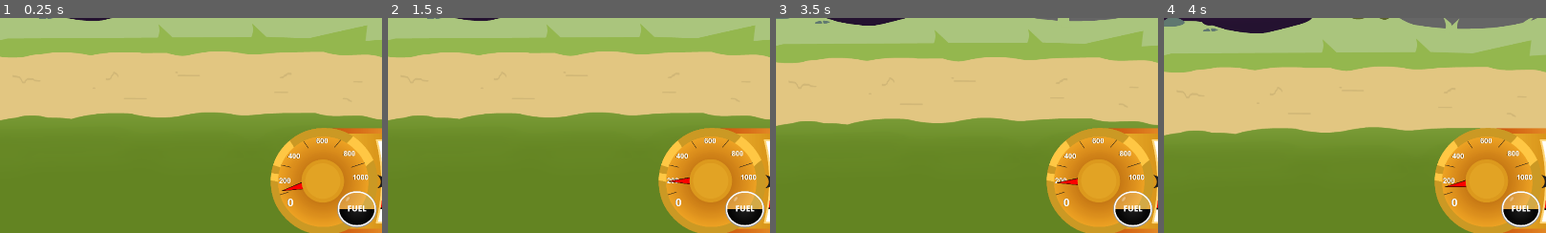
Above: before the commit, frames 1-4 (left to right).
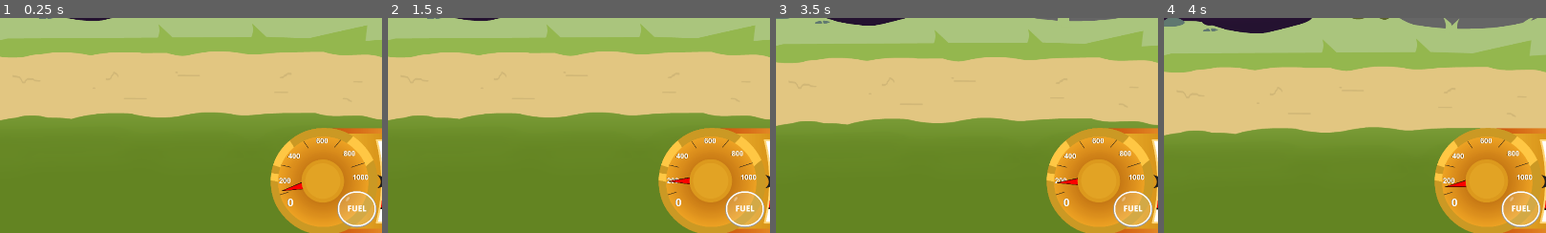
Above: after the commit, the same moments.

Repository: 100-Devs-1-Game/FlightOfHarmony
Game: Godot game, scene res://flight/flight_scene.tscn
The game is run twice, just before and just after one commit, with the same random seed, the same clock (stepped at 60 frames per second) and the same inputs. This scene is started directly instead of the project's main scene.
Inputs (mouse positions are % of the whole screen's width and height, from its top left):
- Up to frame 1 (0.25 s): no input
- Up to frame 2 (1.5 s): move the mouse to (72, 45) at 0.52 s; hold D (rotate_right) 0.53-1.28 s; hold Space (propulsion) 0.53-1.28 s; move the mouse to (30, 55) at 1.27 s; hold Down (ui_down) from 1.28 s (still down); tap Space (propulsion) at 1.35 s
- Up to frame 3 (3.5 s): move the mouse to (60, 28) at 2.02 s; release Down (ui_down) at 2.03 s; hold D (rotate_right) 2.03-2.78 s; hold Space (propulsion) 2.03-2.78 s; move the mouse to (45, 70) at 2.77 s; hold Up (ui_up) from 2.78 s (still down); tap Space (propulsion) at 2.85 s
- Up to frame 4 (4 s): move the mouse to (80, 65) at 3.52 s; release Up (ui_up) at 3.53 s; hold A (rotate_left) from 3.53 s (still down); hold Space (propulsion) from 3.53 s (still down)
The pictures show only the part of the screen within x 44-94%, y 50-100%; the shares and areas given below are measured in that part.

The runs differ from the first frame. In frame 1, 0.5% of the frame differs, in the area x 88-98%, y 88-97%; in frame 2, 0.5%; in frame 3, 0.5%; in frame 4, 0.5%.

Commit message:
Propulsion update

Diff:
--- a/src/core/single_stats/pony_fuel_stat.tres
+++ b/src/core/single_stats/pony_fuel_stat.tres
@@ -6,6 +6,6 @@
 script = ExtResource("1_tarfj")
 cost = Array[int]([10])
 display_name = "Fuel"
-base_value = 1.0
+base_value = 0.0
 step_value = 1.0
 metadata/_custom_type_script = "uid://dh2aqxek7frts"
--- a/src/flight/flight_scene.tscn
+++ b/src/flight/flight_scene.tscn
@@ -292,7 +292,8 @@
 offset_right = 650.0
 offset_bottom = 605.0
 scale = Vector2(0.205, 0.205)
-value = 50.0
+max_value = 1.0
+step = 0.01
 fill_mode = 3
 texture_under = ExtResource("10_w4lhg")
 texture_progress = ExtResource("11_3eluj")
--- a/src/flight/flying_pony.gd
+++ b/src/flight/flying_pony.gd
@@ -51,6 +51,7 @@
 	set(b):
 		if propulsion_active == b:
 			return
+		propulsion_active= b
 		if propulsion_active:
 			start_propulsion.emit()
 		else:
@@ -140,6 +141,7 @@
 			remaining_fuel-= fuel_used_per_second * delta
 			if remaining_fuel <= 0:
 				fuel_ran_out.emit()
+				propulsion_active= false
 			else:
 				velocity+= global_transform.x * propulsion_force * delta
 
--- a/src/flight/ui_controller.gd
+++ b/src/flight/ui_controller.gd
@@ -65,7 +65,7 @@
 
 
 func _update_fuel_display():
-	var fuel: float= player_ref.remaining_fuel
+	fuel_progress_bar.value= player_ref.get_fuel_ratio()
 
 
 func _run_ended() -> void:
--- a/src/shop/shop.gd
+++ b/src/shop/shop.gd
@@ -18,7 +18,8 @@
 
 
 func _on_texture_button_fuel_pressed() -> void:
-	pass # Replace with function body.
+	var level: int= pony_stats.get_level(PonyStats.StatType.FUEL)
+	pony_stats.set_level(PonyStats.StatType.FUEL, level + 1)
 
 
 func _on_texture_button_back_pressed() -> void:
